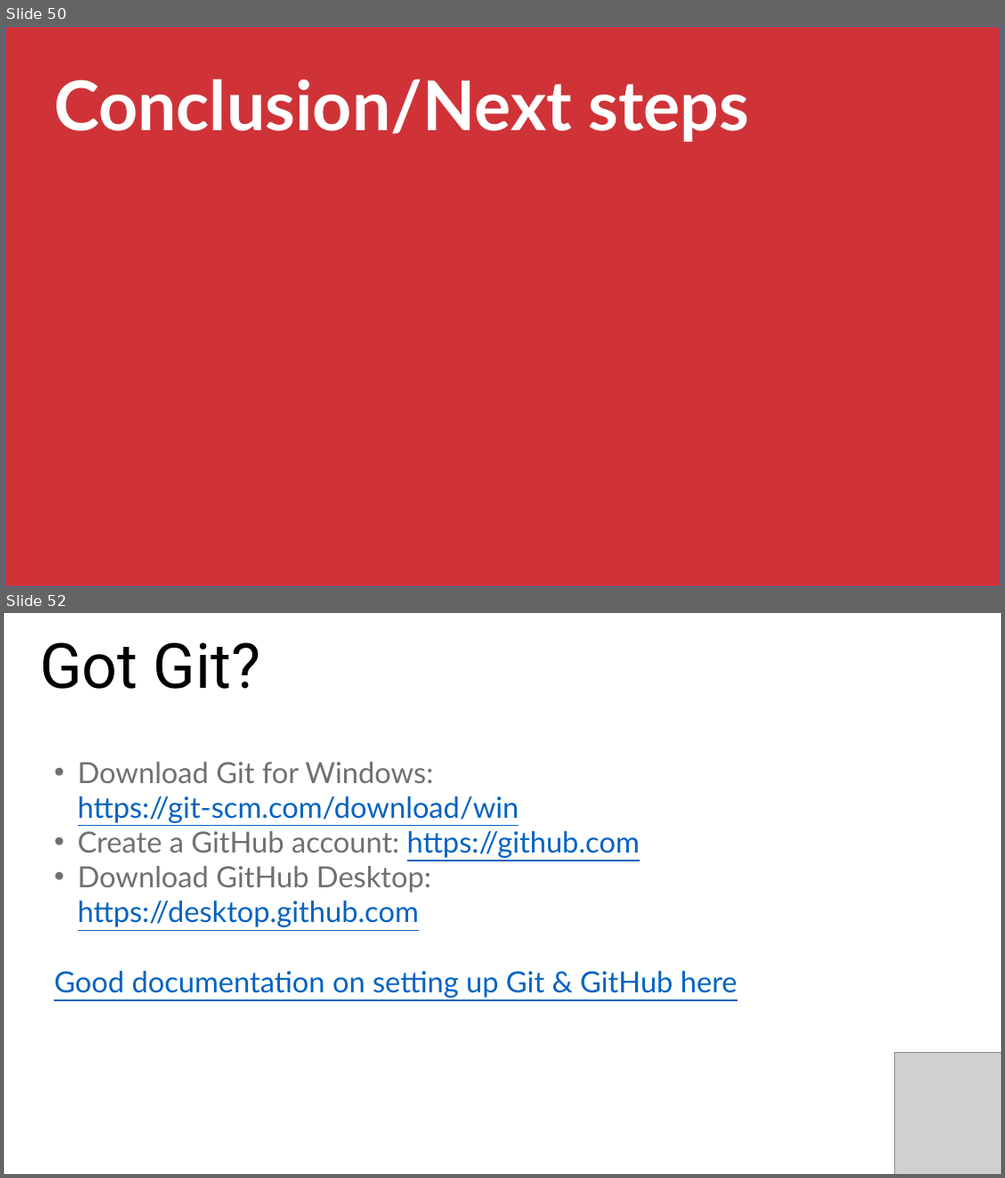
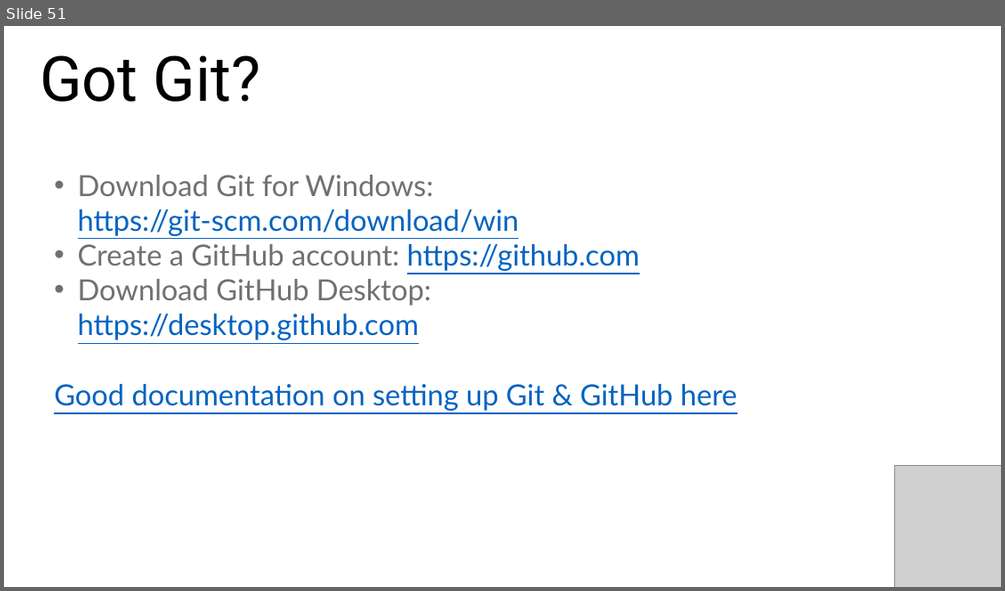
Before and after one commit to stringfestdata/aina-foundations-of-analytics, a slide deck: aina-foundations-of-analytics.pptx. Shown one above the other, each under a label of ours: slides 50 and 52 before the commit, slide 51 after it; the slides between them are not shown. The pictures are 1005x1178 and 1005x591 pixels, drawn with LibreOffice and Linux fonts; fonts in the diff are those of the drawing; grey boxes stand for pictures. Boxes give left, top, right and bottom in pixels: in the first picture for what was removed or moved away, otherwise in the second. Text is boxed around its words. In the diff, an @@ line names an element or a change of style, - is before the commit and + after.

```diff
--- a/aina-foundations-of-analytics.pptx
+++ b/aina-foundations-of-analytics.pptx
@@ slide 50 removed at <box>4,26,1001,587</box>, background #FFFFFF @@
@@ rectangle removed at <box>4,26,1001,587</box> @@
@@ text removed at <box>54,79,750,142</box> @@
-Conclusion/Next steps
@@ what was slide 52 is now slide 51 @@
```
Also in this commit, not shown: 4 slides changed, 18 other files.
